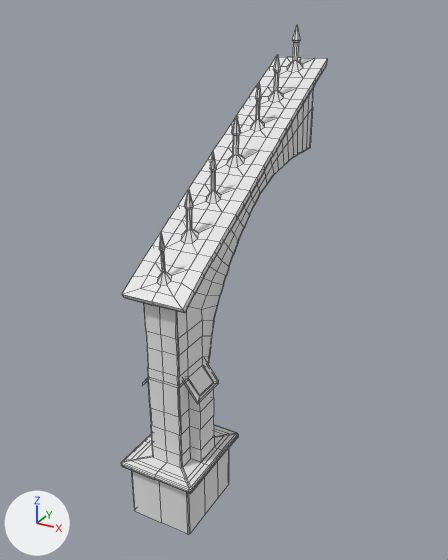
The FBX model Pre-Production/Art_Files/Blender_Files/Arch.fbx: old version first, new version second.
The view is the same before and after, from a camera (50 mm lens) standing at (7.0, -13.75, 6.25) and looking at (-0.14, -0.77, -0.24). Every picture has the same lights, and +X, +Y and +Z are marked at lower left. Mesh edges are drawn as thin lines. Where no turn or scale is listed for an object, it has been applied to the vertices. Vertices at the same position are counted once.
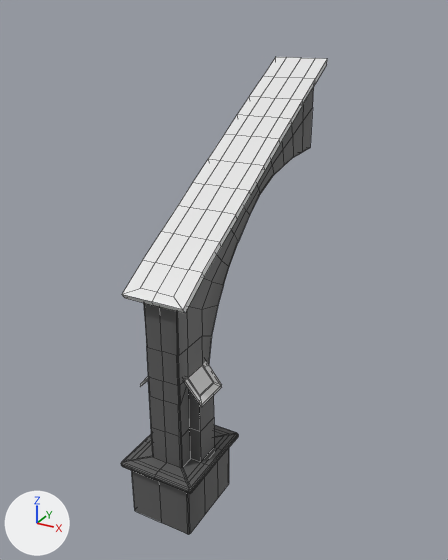
Pixel boxes (x1, y1, x2, y2) of what changed, in the pictures (448 x 560 px):
'Plane', reshaped (6% shorter)
    before: (121, 25, 327, 534)
    after: (121, 57, 327, 534)
part 1 of me_plane_001, cut back
    before: (125, 25, 327, 482)
    after: (148, 77, 303, 466)
part 2 of me_plane_001, recoloured
    both: (121, 376, 238, 534)

Edits to the bpy script that builds the scene:
```text
Add mat_material:
    mat_material = principled_material('Material')
    mat_material.base_color = (0.108, 0.108, 0.108)  # dark grey #5c5c5c
Add mat_material_001:
    mat_material_001 = principled_material('Material.001')
    mat_material_001.base_color = (0.8, 0.8, 0.8)  # white #e7e7e7
Change me_plane_001:
    used by ob_plane; location = (-0.43, 3.45, 3.24)
    remove me_plane_001.from_pydata(...)  # 1227 vertices, 1219 faces; spans x -0.57..1.42, y -7.88..0.0, z -8.67..2.57
    add me_plane_001.from_pydata(...)  # 565 vertices, 544 faces; spans x -0.57..1.42, y -7.88..0.0, z -8.67..1.72
    me_plane_001 part 1: 22 vertices moved from x -0.34..1.2, y -7.35..-6.13, z -6.71..-4.82 to x -0.43..1.29, y -7.35..-6.15, z -6.17..-5.27; 680 vertices removed from x -0.35..1.2, y -7.56..0.0, z -7.07..2.57; 18 vertices added at x -0.29..1.15, y -6.94..-1.65, z -6.17..0.82
    me_plane_001 part 2: 192 faces spanning x -0.57..1.42, y -7.88..-5.48, z -8.67..-4.76 switch from no material to mat_material (dark grey #5c5c5c)
    add me_plane_001.materials.append(mat_material_001)  # white #e7e7e7
```
